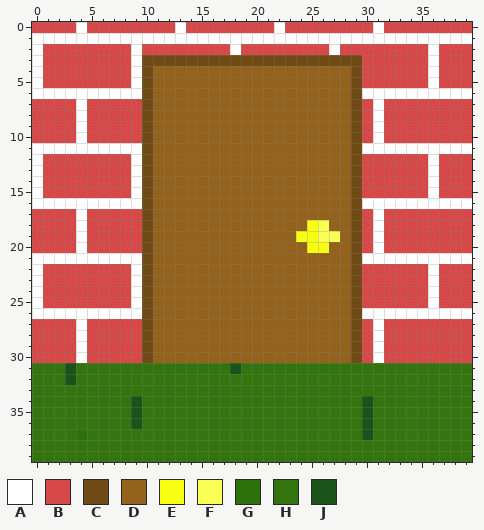
Pixel-art sprite -- Images/house8.png. Above is the file before it was changed.
The file is 40x40 pixels. Colours within 5 levels of each other are drawn and written as one.
Palette (. is transparent): A #ffffff  B #d74949  C #704b15  D #93621c  E #f7ff13  F #f9ff55  G #2c710a  H #33740e  J #1a531a
Pixels before, first column x 0:
 0 BBBBABBBBBBBBABBBBBBBBABBBBBBBBABBBBBBBB
 1 AAAAAAAAAAAAAAAAAAAAAAAAAAAAAAAAAAAAAAAA
 2 ABBBBBBBBABBBBBBBBABBBBBBBBABBBBBBBBABBB
 3 ABBBBBBBBACCCCCCCCCCCCCCCCCCCCBBBBBBABBB
 4 ABBBBBBBBACDDDDDDDDDDDDDDDDDDCBBBBBBABBB
 5 ABBBBBBBBACDDDDDDDDDDDDDDDDDDCBBBBBBABBB
 6 AAAAAAAAAACDDDDDDDDDDDDDDDDDDCAAAAAAAAAA
 7 BBBBABBBBBCDDDDDDDDDDDDDDDDDDCBABBBBBBBB
 8 BBBBABBBBBCDDDDDDDDDDDDDDDDDDCBABBBBBBBB
 9 BBBBABBBBBCDDDDDDDDDDDDDDDDDDCBABBBBBBBB
10 BBBBABBBBBCDDDDDDDDDDDDDDDDDDCBABBBBBBBB
11 AAAAAAAAAACDDDDDDDDDDDDDDDDDDCAAAAAAAAAA
12 ABBBBBBBBACDDDDDDDDDDDDDDDDDDCBBBBBBABBB
13 ABBBBBBBBACDDDDDDDDDDDDDDDDDDCBBBBBBABBB
14 ABBBBBBBBACDDDDDDDDDDDDDDDDDDCBBBBBBABBB
15 ABBBBBBBBACDDDDDDDDDDDDDDDDDDCBBBBBBABBB
16 AAAAAAAAAACDDDDDDDDDDDDDDDDDDCAAAAAAAAAA
17 BBBBABBBBBCDDDDDDDDDDDDDDDDDDCBABBBBBBBB
18 BBBBABBBBBCDDDDDDDDDDDDDDEFDDCBABBBBBBBB
19 BBBBABBBBBCDDDDDDDDDDDDDEEFFDCBABBBBBBBB
20 BBBBABBBBBCDDDDDDDDDDDDDDEEDDCBABBBBBBBB
21 AAAAAAAAAACDDDDDDDDDDDDDDDDDDCAAAAAAAAAA
22 ABBBBBBBBACDDDDDDDDDDDDDDDDDDCBBBBBBABBB
23 ABBBBBBBBACDDDDDDDDDDDDDDDDDDCBBBBBBABBB
24 ABBBBBBBBACDDDDDDDDDDDDDDDDDDCBBBBBBABBB
25 ABBBBBBBBACDDDDDDDDDDDDDDDDDDCBBBBBBABBB
26 AAAAAAAAAACDDDDDDDDDDDDDDDDDDCAAAAAAAAAA
27 BBBBABBBBBCDDDDDDDDDDDDDDDDDDCBABBBBBBBB
28 BBBBABBBBBCDDDDDDDDDDDDDDDDDDCBABBBBBBBB
29 BBBBABBBBBCDDDDDDDDDDDDDDDDDDCBABBBBBBBB
30 BBBBABBBBBCDDDDDDDDDDDDDDDDDDCBABBBBBBBB
31 HHHJHHHHHHHHHHHHHHJHHHHHHHHHHHHHHHHHHHHH
32 HHHJHHHHHHHHHHHHHHHHHHHHHHHHHHHHHHHHHHHH
33 HHHHHHHHHHHHHHHHHHHHHHHHHHHHHHHHHHHHHHHH
34 HHHHHHHHHJHHHHHHHHHHHHHHHHHHHHJHHHHHHHHH
35 HHHHHHHHHJHHHHHHHHHHHHHHHHHHHHJHHHHHHHHH
36 HHHHHHHHHJHHHHHHHHHHHHHHHHHHHHJHHHHHHHHH
37 HHHHGHHHHHHHHHHHHHHHHHHHHHHHHHJHHHHHHHHH
38 HHHHHHHHHHHHHHHHHHHHHHHHHHHHHHHHHHHHHHHH
39 HHHHHHHHHHHHHHHHHHHHHHHHHHHHHHHHHHHHHHHH
The same view after the edit:
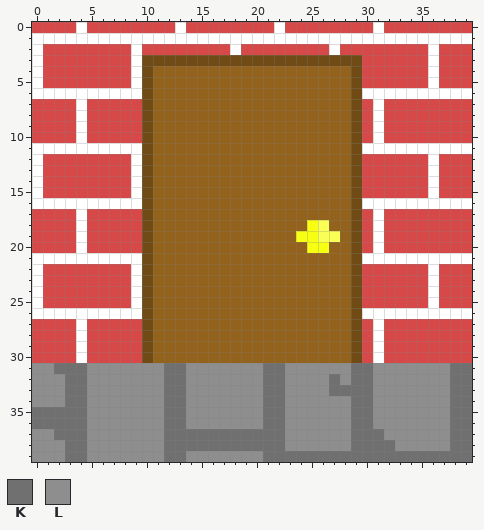
Colours new in this view: K #707070  L #8e8e8e
From old to new:
y 31: x 0..39 HHHJHHHHHHHHHHHHHHJHHHHHHHHHHHHHHHHHHHHH -> LLKKKLLLLLLLKKLLLLLLLKKLLLLLLKKLLLLLLLKK
y 32: x 0..39 HHHJHHHHHHHHHHHHHHHHHHHHHHHHHHHHHHHHHHHH -> LLLKKLLLLLLLKKLLLLLLLKKLLLLKLKKLLLLLLLKK
y 33: x 0..39 HHHHHHHHHHHHHHHHHHHHHHHHHHHHHHHHHHHHHHHH -> LLLKKLLLLLLLKKLLLLLLLKKLLLLKKKKLLLLLLLKK
y 34: x 0..39 HHHHHHHHHJHHHHHHHHHHHHHHHHHHHHJHHHHHHHHH -> LLLKKLLLLLLLKKLLLLLLLKKLLLLLLKKLLLLLLLKK
y 35..36: x 0..39 HHHHHHHHHJHHHHHHHHHHHHHHHHHHHHJHHHHHHHHH -> KKKKKLLLLLLLKKLLLLLLLKKLLLLLLKKLLLLLLLKK
y 37: x 0..39 HHHHGHHHHHHHHHHHHHHHHHHHHHHHHHJHHHHHHHHH -> LLKKKLLLLLLLKKKKKKKKKKKLLLLLLKKKLLLLLLKK
y 38: x 0..39 HHHHHHHHHHHHHHHHHHHHHHHHHHHHHHHHHHHHHHHH -> LLLKKLLLLLLLKKKKKKKKKKKLLLLLLKKKKLLLLLKK
y 39: x 0..39 HHHHHHHHHHHHHHHHHHHHHHHHHHHHHHHHHHHHHHHH -> LLLKKLLLLLLLKKLLLLLLLKKKKKKKKKKKKKKKKKKK
Changed places in both pictures, as pixel boxes (x1, y1, x2, y2):
changed: (32, 363, 472, 462)
